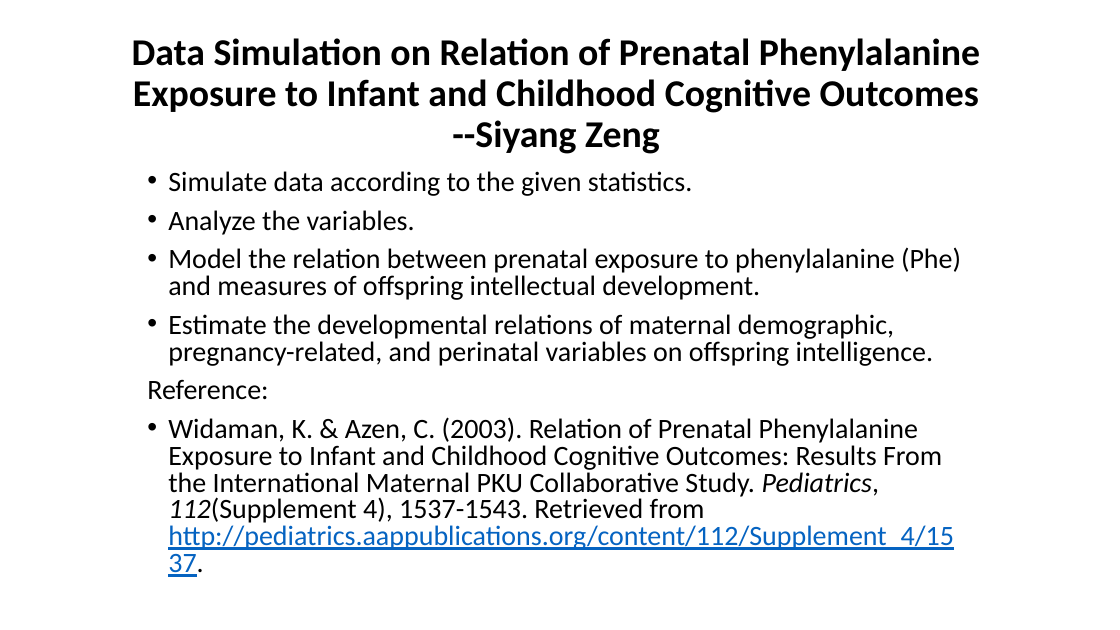
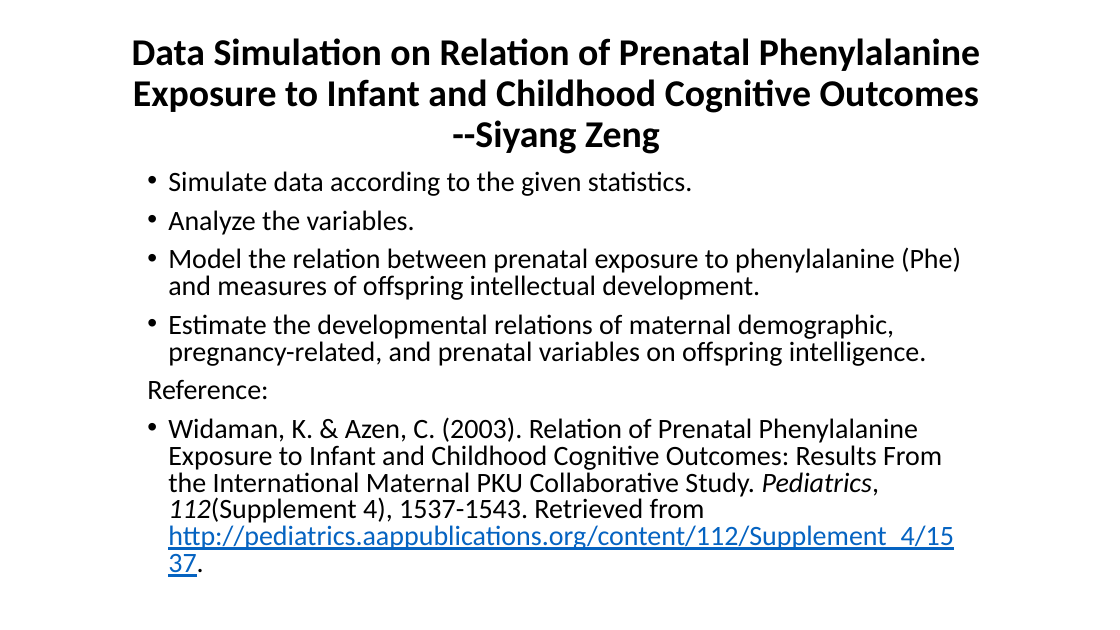
Before and after one commit to SunnySunnia/Data-Simulation, a slide deck: slide 1 of presentation.pptx. Drawn at 1120x630 pixels with LibreOffice and Linux fonts; fonts in the diff are those of the drawing. Boxes give left, top, right and bottom in pixels: in the first picture for what was removed or moved away, otherwise in the second. Text is boxed around its words. In the diff, an @@ line names an element or a change of style, - is before the commit and + after.

```diff
--- a/presentation.pptx
+++ b/presentation.pptx
@@ text at bbox=[168, 314, 927, 366]: text changed @@
-• Estimate the developmental relations of maternal demographic, pregnancy-related, and perinatal variables on offspring intelligence.
+• Estimate the developmental relations of maternal demographic, pregnancy-related, and prenatal variables on offspring intelligence.
```
Also in this commit, not shown: 1 other slide changed, 1 slide added, 6 other files.
